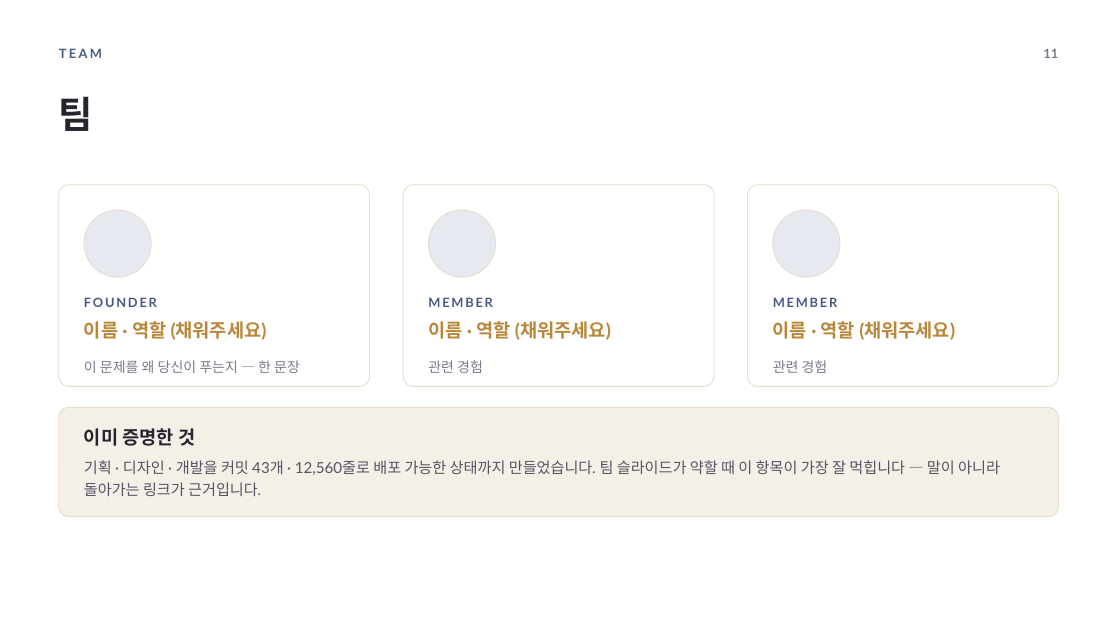
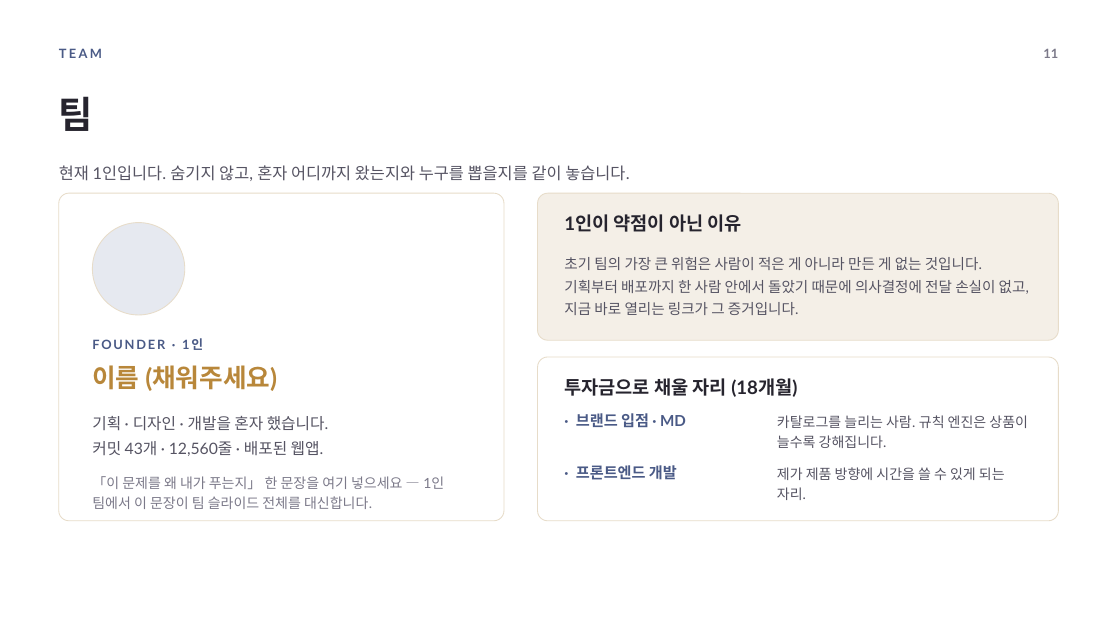
Before and after one commit to laki349/RIVEA, a slide deck: slide 11 of docs/ir/RIVEA_IR_deck.pptx. Drawn at 1120x630 pixels with LibreOffice and Linux fonts; fonts in the diff are those of the drawing. Boxes give left, top, right and bottom in pixels: in the first picture for what was removed or moved away, otherwise in the second. Text is boxed around its words. In the diff, an @@ line names an element or a change of style, - is before the commit and + after.

```diff
--- a/docs/ir/RIVEA_IR_deck.pptx
+++ b/docs/ir/RIVEA_IR_deck.pptx
@@ text added at (59, 165, 630, 181), 14 pt, text #565463 @@
+현재 1인입니다. 숨기지 않고, 혼자 어디까지 왔는지와 누구를 뽑을지를 같이 놓습니다.
@@ rounded rectangle at (59, 193, 504, 521): proportions changed @@
@@ rounded rectangle: place and size @@
-rounded rectangle at (59, 185, 370, 386)
+rounded rectangle at (59, 193, 504, 521)
@@ rounded rectangle removed at (403, 185, 714, 386) @@
@@ rounded rectangle added at (538, 193, 1059, 340), fill #F4EFE7, outline #E7DCC9 0.75 pt @@
@@ ellipse: place and size @@
-ellipse at (84, 210, 151, 277)
+ellipse at (92, 223, 185, 315)
@@ ellipse removed at (429, 210, 496, 277) @@
@@ text at (564, 214, 742, 232): text changed; text colour #B8873A to #26242E @@
-이름 · 역할 (채워주세요)
+1인이 약점이 아닌 이유
@@ ellipse removed at (773, 210, 840, 277) @@
@@ text added at (564, 257, 1029, 315), 12.5 pt, text #565463 @@
+초기 팀의 가장 큰 위험은 사람이 적은 게 아니라 만든 게 없는 것입니다. 기획부터 배포까지 한 사람 안에서 돌았기 때문에 의사결정에 전달 손실이 없고, 지금 바로 열리는 링크가 그 증거입니다.
@@ text removed at (428, 297, 493, 307) @@
-MEMBER
@@ text removed at (773, 297, 838, 307) @@
-MEMBER
@@ text at (92, 339, 165, 349): text changed @@
-FOUNDER
+FOUNDER · 1인
@@ rounded rectangle: place and size @@
-rounded rectangle at (748, 185, 1059, 386)
+rounded rectangle at (538, 357, 1059, 521)
@@ rounded rectangle at (538, 357, 1059, 521): proportions changed @@
@@ text removed at (84, 360, 300, 373) @@
-이 문제를 왜 당신이 푸는지 — 한 문장
@@ text at (92, 365, 277, 391): text changed; size 16 to 22 pt @@
-이름 · 역할 (채워주세요)
+이름 (채워주세요)
@@ text removed at (428, 360, 483, 373) @@
-관련 경험
@@ text added at (564, 378, 797, 397), 16 pt, text #26242E, bold @@
+투자금으로 채울 자리 (18개월)
@@ text removed at (773, 360, 828, 373) @@
-관련 경험
@@ rounded rectangle removed at (59, 408, 1059, 517) @@
@@ text added at (92, 416, 328, 456), 13.5 pt, text #565463 @@
+기획 · 디자인 · 개발을 혼자 했습니다.
+커밋 43개 · 12,560줄 · 배포된 웹앱.
@@ text added at (576, 413, 686, 427), 13 pt, text #4A5A86, bold @@
+· 브랜드 입점 · MD
@@ text at (777, 415, 1028, 448): text changed; size 16 to 12 pt; text colour #B8873A to #565463; bold off @@
-이름 · 역할 (채워주세요)
+카탈로그를 늘리는 사람. 규칙 엔진은 상품이 늘수록 강해집니다.
@@ text removed at (84, 428, 195, 446) @@
-이미 증명한 것
@@ text removed at (84, 460, 1000, 496) @@
-기획 · 디자인 · 개발을 커밋 43개 · 12,560줄로 배포 가능한 상태까지 만들었습니다. 팀 슬라이드가 약할 때 이 항목이 가장 잘 먹힙니다 — 말이 아니라 돌아가는 링크가 근거입니다.
@@ text added at (92, 476, 444, 509), 12 pt, text #7B7989 @@
+「이 문제를 왜 내가 푸는지」 한 문장을 여기 넣으세요 — 1인 팀에서 이 문장이 팀 슬라이드 전체를 대신합니다.
@@ text added at (576, 465, 677, 480), 13 pt, text #4A5A86, bold @@
+· 프론트엔드 개발
@@ text added at (777, 467, 1005, 500), 12 pt, text #565463 @@
+제가 제품 방향에 시간을 쓸 수 있게 되는 자리.
```
Also in this commit, not shown: 1 other slide changed, 2 other files.
